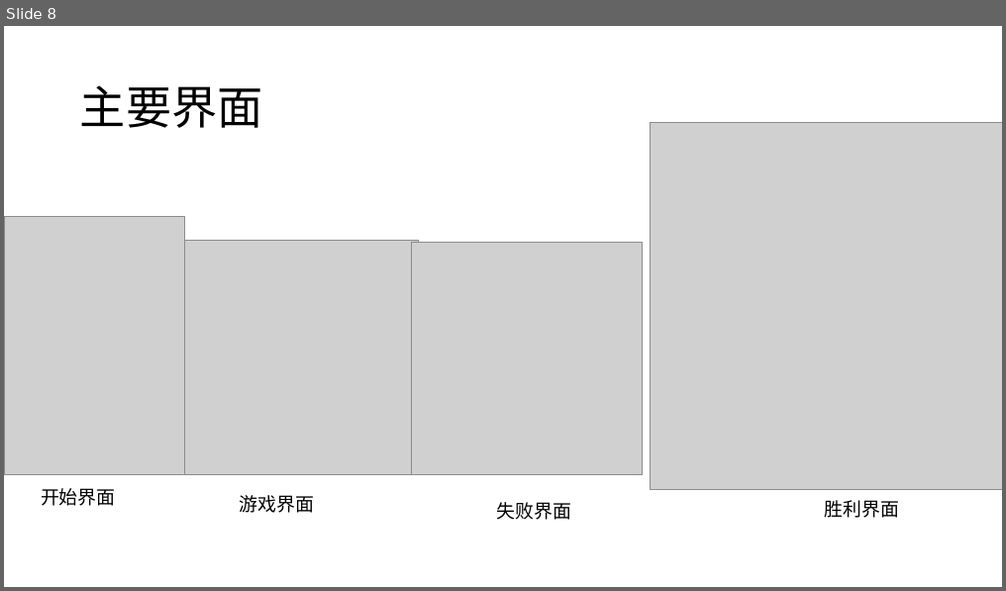
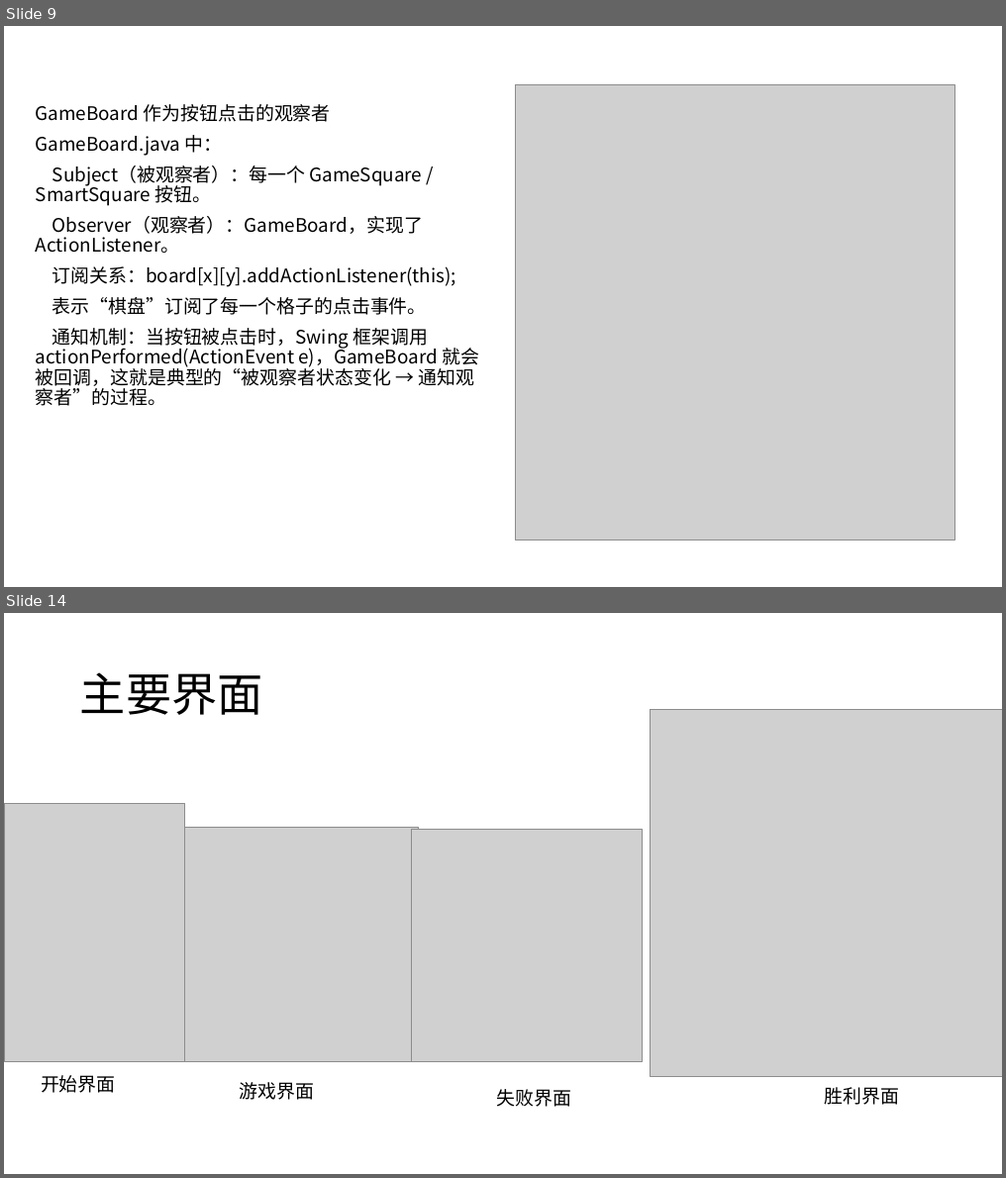
Before and after one commit to wzc506/mineswapper, a slide deck: uml.pptx. Shown one above the other, each under a label of ours: slide 8 before the commit, slides 9 and 14 after it; the slides between them are not shown. The pictures are 1006x591 and 1006x1178 pixels, drawn with LibreOffice and Linux fonts; fonts in the diff are those of the drawing; grey boxes stand for pictures. Boxes give left, top, right and bottom in pixels: in the first picture for what was removed or moved away, otherwise in the second. Text is boxed around its words. In the diff, an @@ line names an element or a change of style, - is before the commit and + after.

```diff
--- a/uml.pptx
+++ b/uml.pptx
@@ slide 9 added at box(4, 26, 1002, 587), background #FFFFFF @@
@@ picture added at box(515, 84, 955, 541) @@
@@ text added at box(36, 104, 479, 406), 18 pt, text #000000 @@
+GameBoard 作为按钮点击的观察者
+GameBoard.java 中：
+Subject（被观察者）：每一个 GameSquare / SmartSquare 按钮。
+Observer（观察者）：GameBoard，实现了 ActionListener。
+订阅关系：board[x][y].addActionListener(this);
+表示“棋盘”订阅了每一个格子的点击事件。
+通知机制：当按钮被点击时，Swing 框架调用 actionPerformed(ActionEvent e)，GameBoard 就会被回调，这就是典型的“被观察者状态变化 → 通知观察者”的过程。
@@ what was slide 8 is now slide 14 @@
```
Also in this commit, not shown: 3 slides changed, 11 other slides added, 32 other files.
